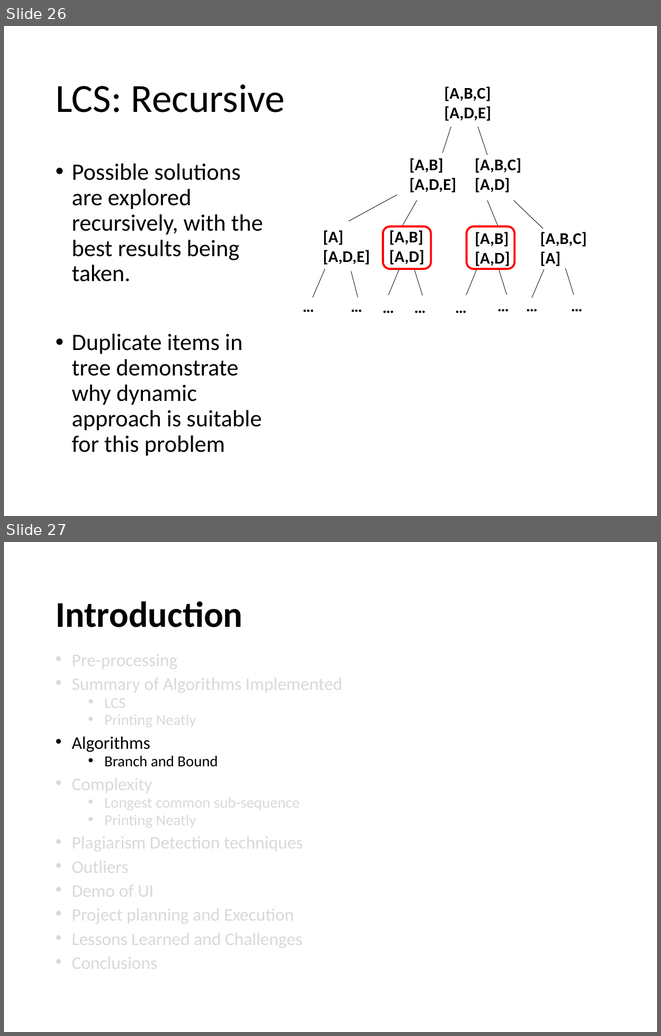
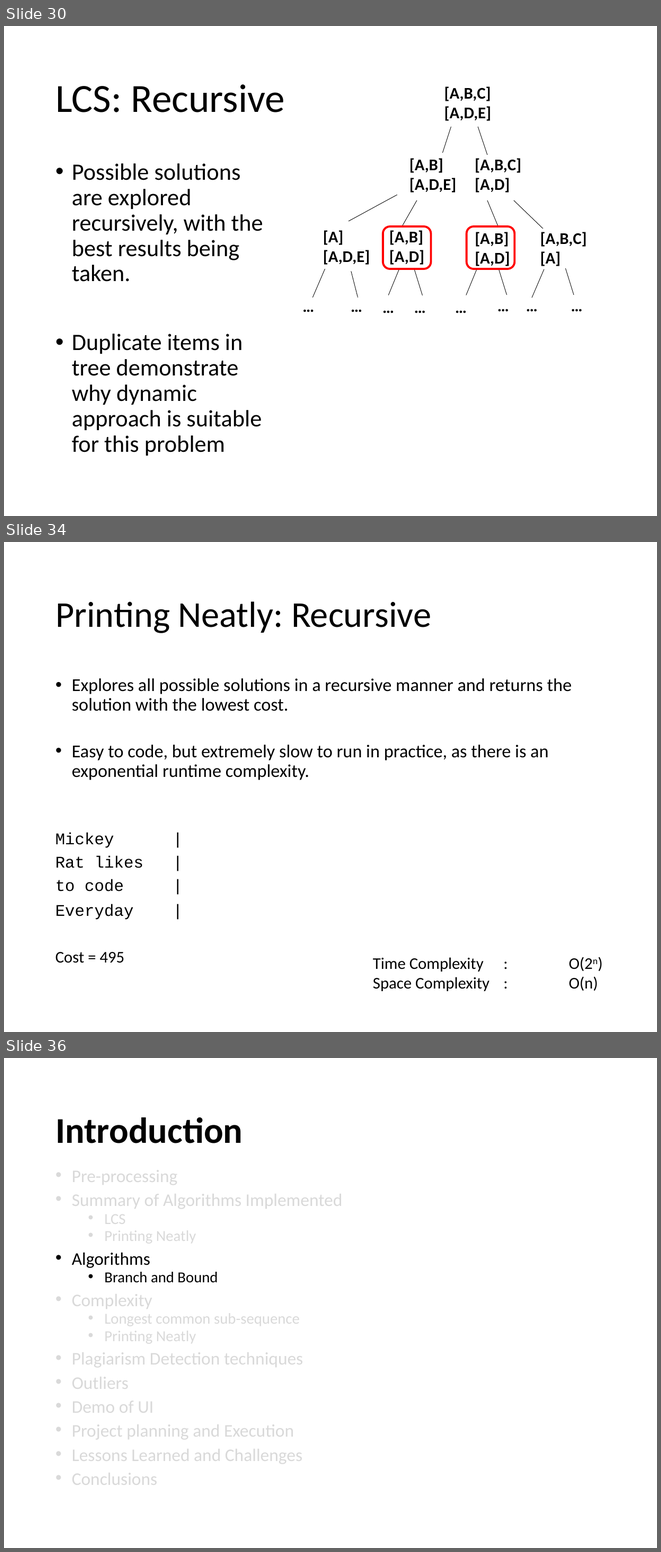
Before and after one commit to edbeeching/AA_LCS_Project, a slide deck: Presentation_v1.pptx. Shown one above the other, each under a label of ours: slides 26 and 27 before the commit, slides 30, 34 and 36 after it; the slides between them are not shown. The pictures are 661x1036 and 661x1552 pixels, drawn with LibreOffice and Linux fonts; fonts in the diff are those of the drawing. Boxes give left, top, right and bottom in pixels: in the first picture for what was removed or moved away, otherwise in the second. Text is boxed around its words. In the diff, an @@ line names an element or a change of style, - is before the commit and + after.

```diff
--- a/Presentation_v1.pptx
+++ b/Presentation_v1.pptx
@@ slide 34 added at (4, 542, 657, 1032), background #FFFFFF @@
@@ title added at (55, 601, 431, 633), 40 pt, text #000000 @@
+Printing Neatly: Recursive
@@ text added at (72, 678, 572, 780), 20 pt, text #000000 @@
+• Explores all possible solutions in a recursive manner and returns the solution with the lowest cost.
+• Easy to code, but extremely slow to run in practice, as there is an exponential runtime complexity.
@@ text added at (55, 832, 143, 963), 18 pt, text #000000 @@
+Mickey |
+Rat likes |
+to code |
+Everyday |
+Cost = 495
@@ text added at (373, 956, 598, 991), 18 pt, text #000000 @@
+Time Complexity : O(2n)
+Space Complexity : O(n)
@@ what was slide 26 is now slide 30 @@
@@ what was slide 27 is now slide 36 @@
```
Also in this commit, not shown: 10 slides changed, 13 other slides added, 2 slides removed, 59 other files.
